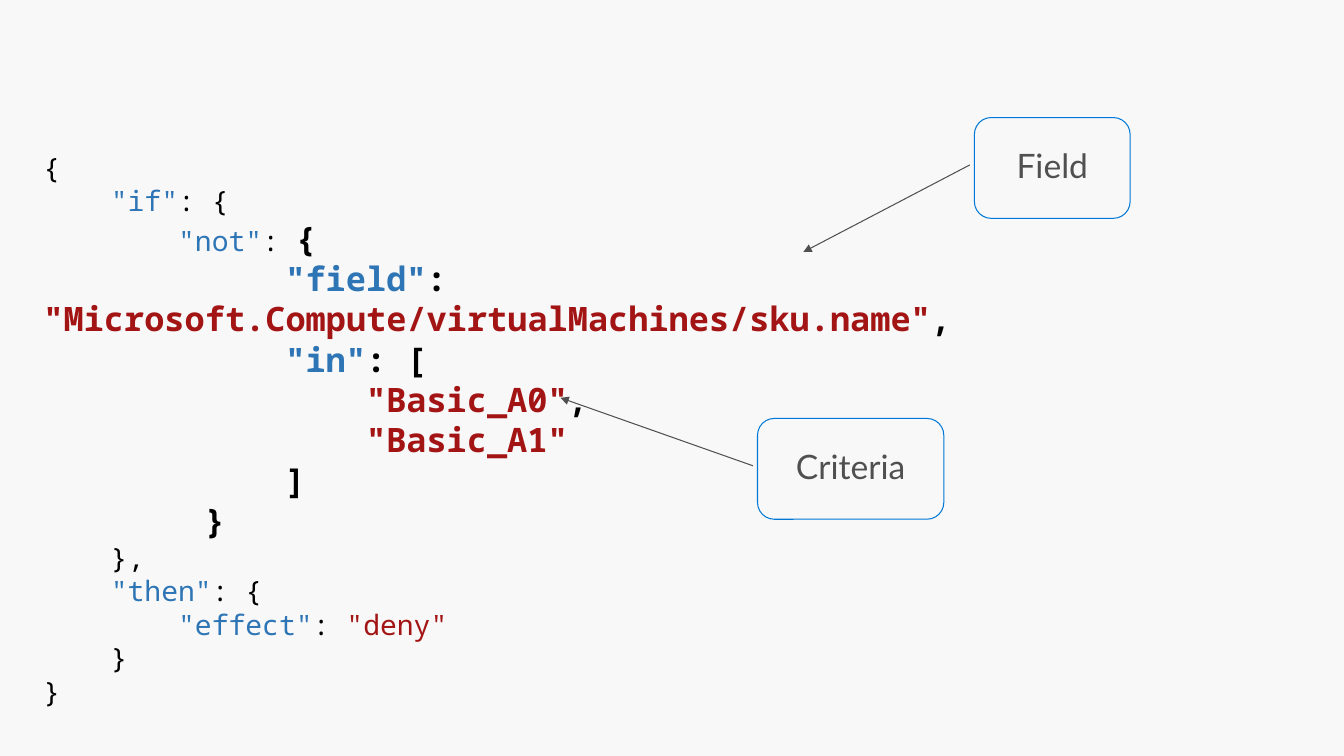
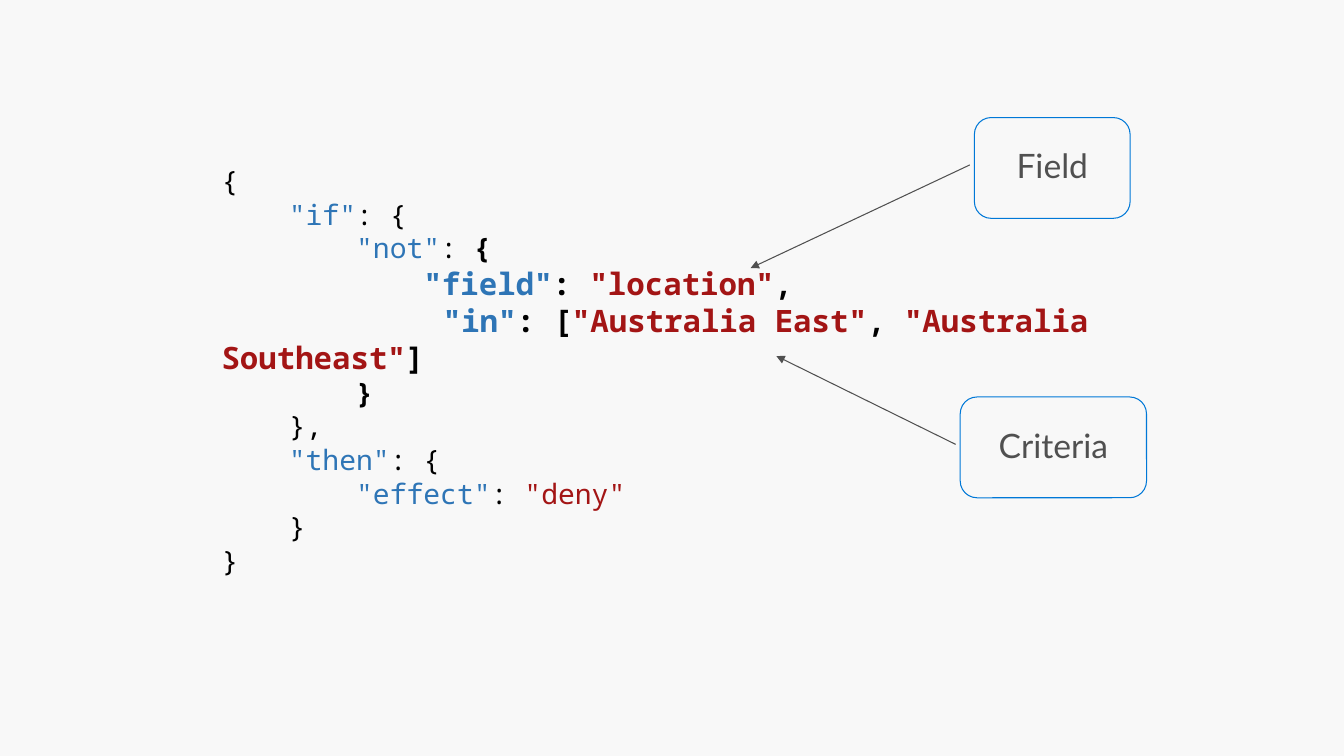
Before and after one commit to AzureUserGroupBulgaria/Meetups2017, a slide deck: slide 16 of 09-September/policies/presentation.pptx. Drawn at 1344x756 pixels with LibreOffice and Linux fonts; fonts in the diff are those of the drawing. Boxes give left, top, right and bottom in pixels: in the first picture for what was removed or moved away, otherwise in the second. Text is boxed around its words. In the diff, an @@ line names an element or a change of style, - is before the commit and + after.

```diff
--- a/09-September/policies/presentation.pptx
+++ b/09-September/policies/presentation.pptx
@@ text "{": place and size @@
-text "{" at (43,189,950,642)
+text "{" at (222,203,1088,511)
@@ arrow moved from (970, 165) - (804, 252) to (970, 165) - (751, 268) @@
@@ text at (356,238,457,259): size 24 to 20 pt in "{", "}" @@
@@ text at (222,266,1088,374): text changed; size 24 to 22 pt @@
-"field": "Microsoft.Compute/virtualMachines/sku.name",
-"in": [
-"Basic_A0",
-"Basic_A1"
-]
+"field": "location",
+"in": ["Australia East", "Australia Southeast"]
@@ arrow moved from (753, 466) - (561, 398) to (956, 445) - (776, 356) @@
@@ rounded rectangle "Criteria": place and size @@
-rounded rectangle "Criteria" at (758,418,945,519)
+rounded rectangle "Criteria" at (961,397,1147,498)
```
Also in this commit, not shown: 4 other slides changed, 1 slide added, 1 slide removed, 3 other files.
